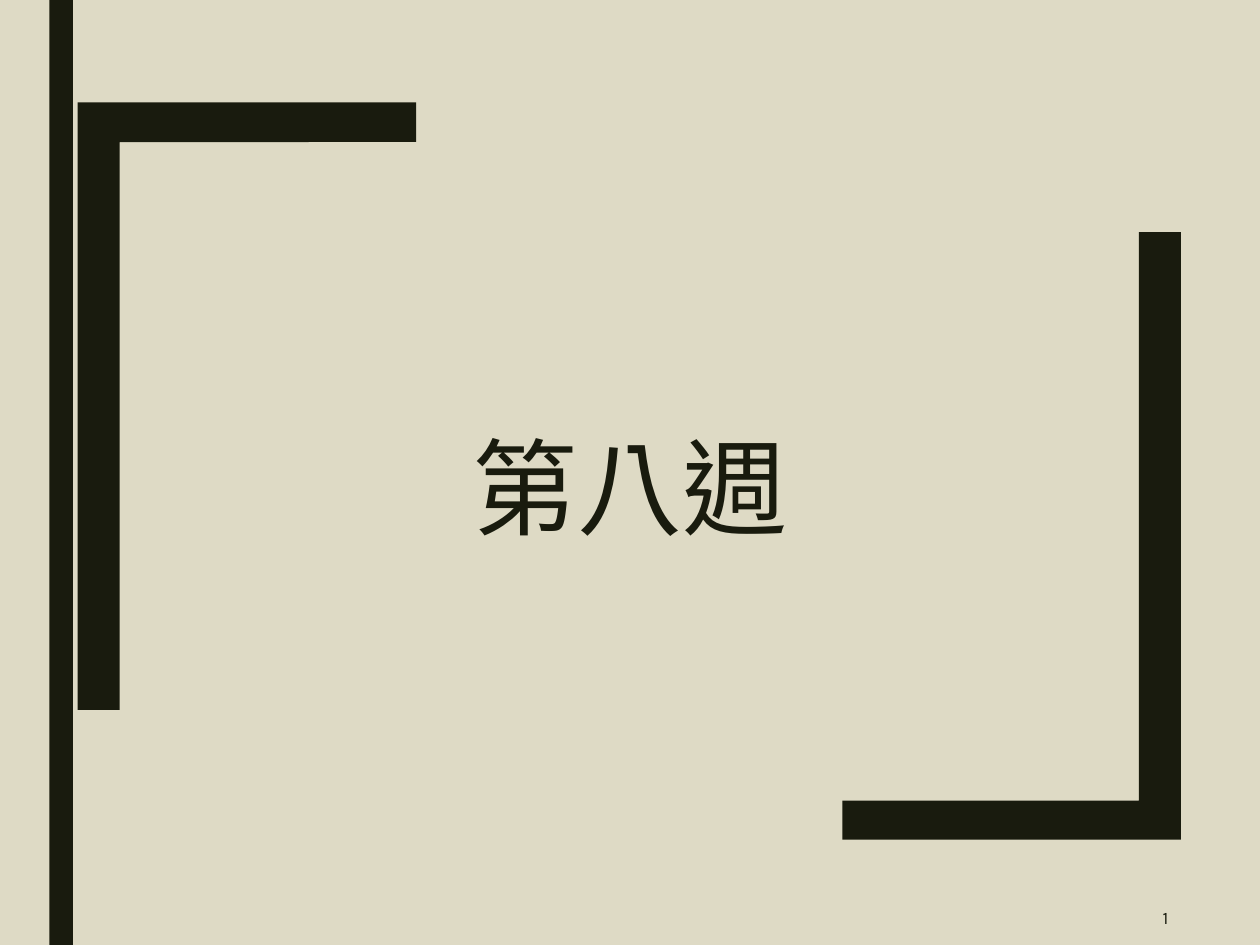
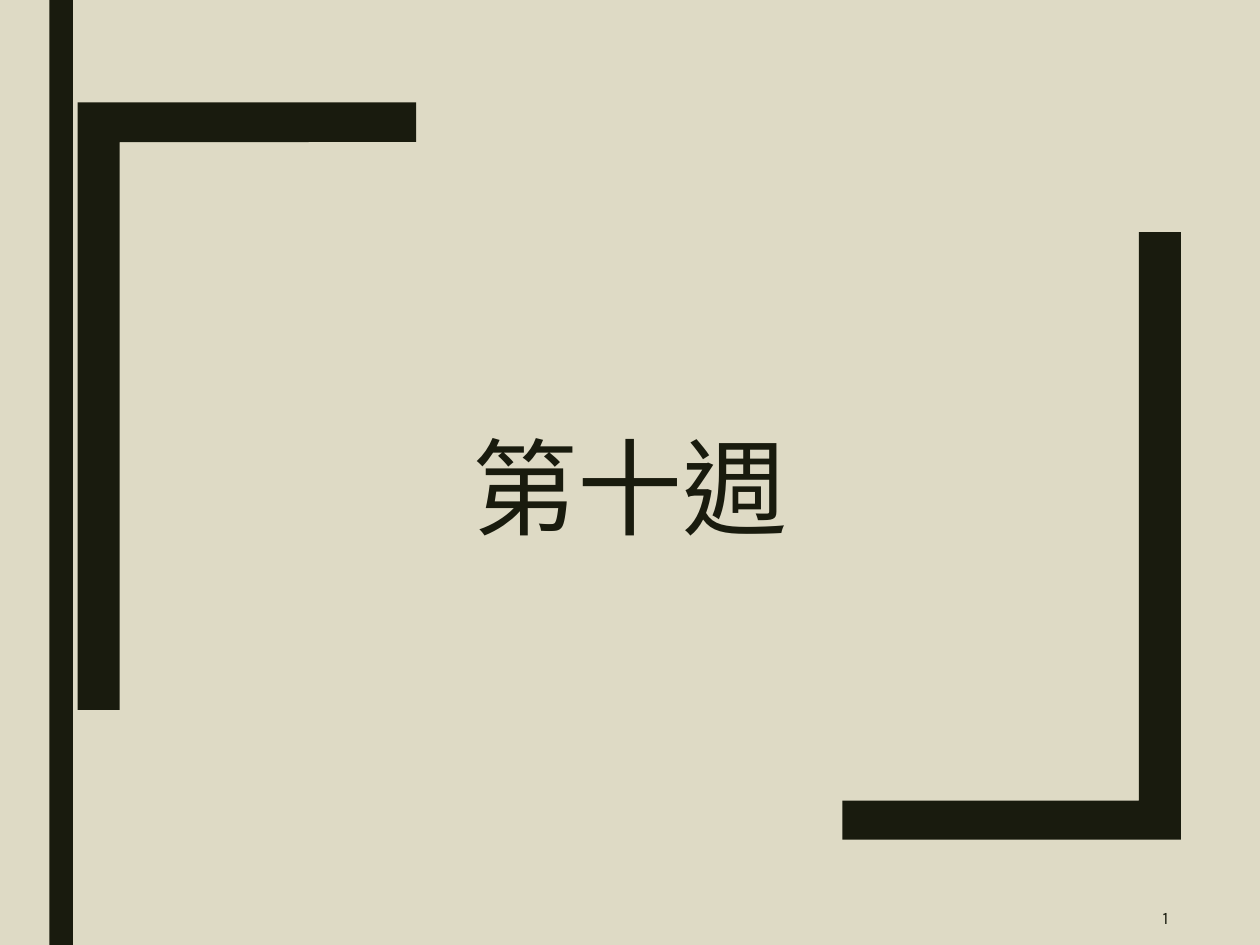
Before and after one commit to YPVisblity/Renpy, a slide deck: slide 1 of 第十周/第十周.pptx. Drawn at 1260x945 pixels with LibreOffice and Linux fonts; fonts in the diff are those of the drawing. Boxes give left, top, right and bottom in pixels: in the first picture for what was removed or moved away, otherwise in the second. Text is boxed around its words. In the diff, an @@ line names an element or a change of style, - is before the commit and + after.

```diff
--- a/第十周/第十周.pptx
+++ b/第十周/第十周.pptx
@@ title at bbox=[472, 438, 787, 536]: text changed @@
-第八週
+第十週
```
Also in this commit, not shown: 1 other file.
